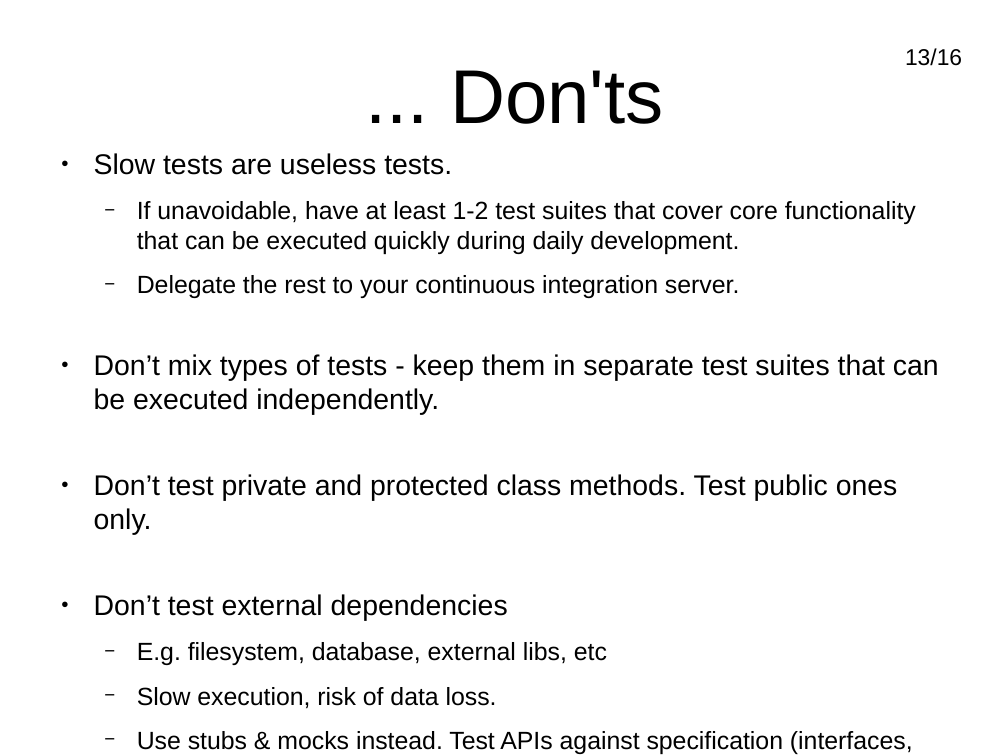
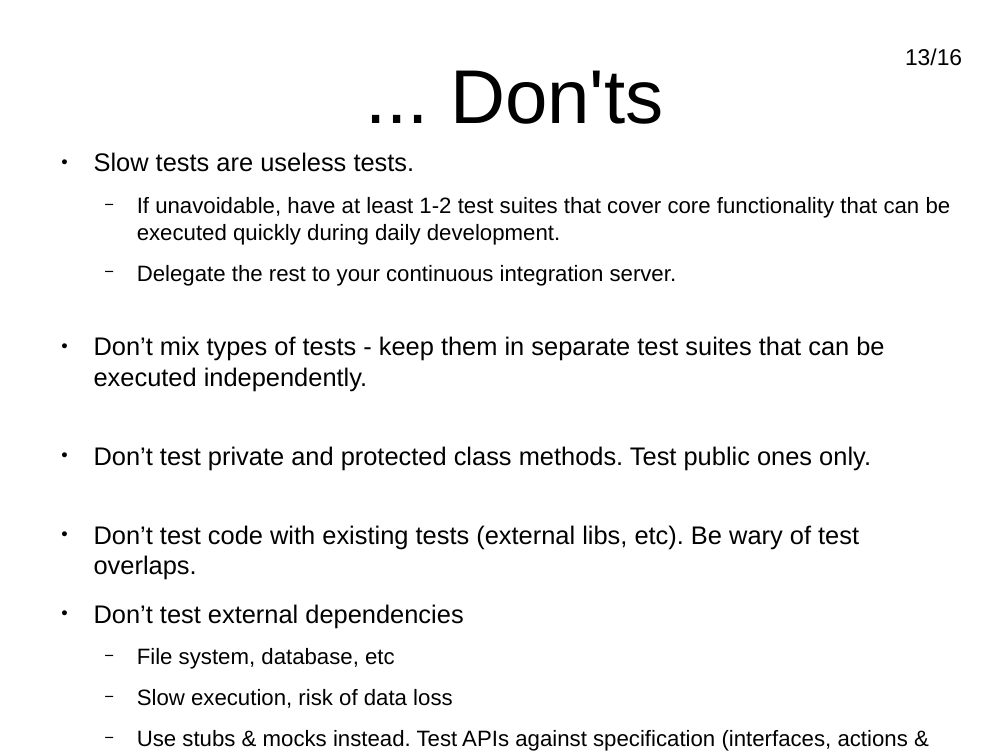
Before and after one commit to mice-sk/talks, a slide deck: slide 13 of 2016/tdd/tdd.odp. Drawn at 1008x756 pixels with LibreOffice and Linux fonts; fonts in the diff are those of the drawing. Boxes give left, top, right and bottom in pixels: in the first picture for what was removed or moved away, otherwise in the second. Text is boxed around its words. In the diff, an @@ line names an element or a change of style, - is before the commit and + after.

Commit message:
Adds updated presentation

```diff
--- a/2016/tdd/tdd.odp
+++ b/2016/tdd/tdd.odp
@@ text at (94, 152, 951, 751): size 22.4 to 20 pt in "Slow tests are useless tests.", "Don’t mix types of tests - keep ...", "Don’t test private and protected class methods. ...", "Don’t test external dependencies"; size 19.6 to 17.5 pt in "If unavoidable, have at least 1-2 test ...", "Delegate the rest to your continuous integration ...", "Use stubs & mocks instead. Test APIs ..." @@
@@ text at (94, 525, 859, 580): paragraph added @@
+● Don’t test code with existing tests (external libs, etc). Be wary of test overlaps.
@@ text at (137, 648, 452, 708): text changed; size 19.6 to 17.5 pt @@
-  − E.g. filesystem, database, external libs, etc
-  − Slow execution, risk of data loss.
+  − File system, database, etc
+  − Slow execution, risk of data loss
```
Also in this commit, not shown: 1 other file.
